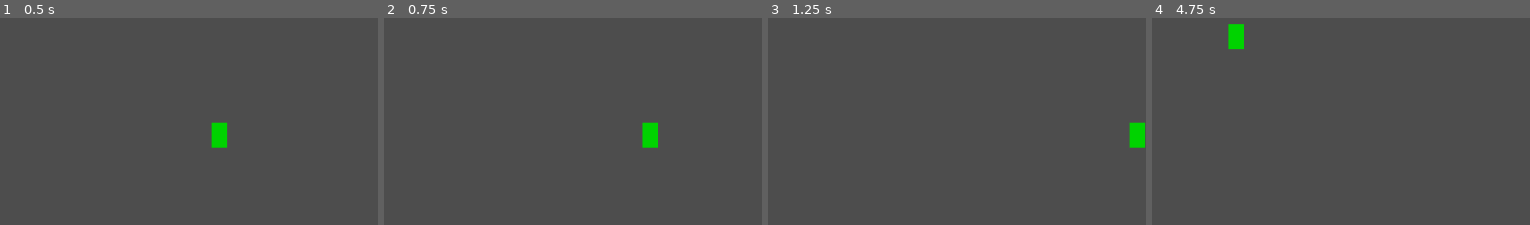
Above: before the commit, frames 1-4 (left to right).
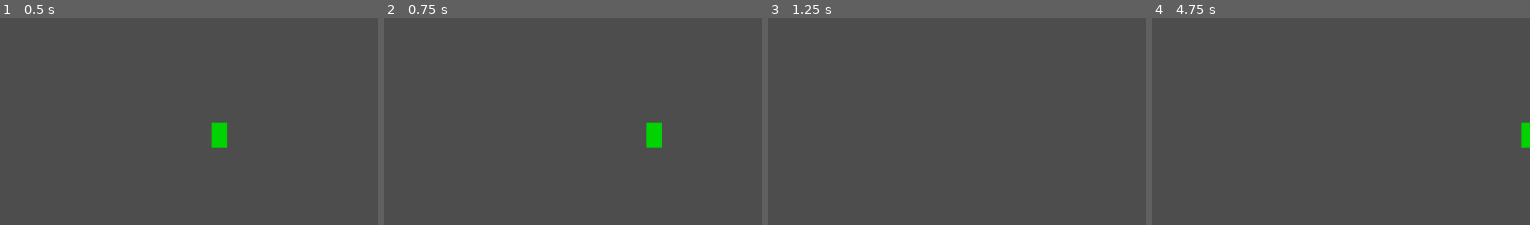
Above: after the commit, the same moments.

Repository: AndrewJDGalga/godot-simpleshooter
Game: Godot game, scene res://lv/test_space.tscn
Two runs of this game, one before a commit and one after it. Both use one fixed random seed, a clock stepped at 60 frames per second and the inputs below. The project has no main scene, so this scene is started directly.
Inputs:
- Up to frame 1 (0.5 s): no input
- Up to frame 2 (0.75 s): tap Enter at 0.5 s; hold D (right) from 0.53 s (still down); tap Space (fire_laser) at 0.6 s
- Up to frame 3 (1.25 s): keep holding D (right)
- Up to frame 4 (4.75 s): release D (right) at 1.28 s; hold Down (down) 1.28-2.03 s; tap Space (fire_laser) at 1.35, 2, 2.1, 2.85, 3.6, 4.35 s; hold D (right) 2.03-2.78 s; tap Enter at 2.75 s; hold W (up) 2.78-3.53 s; hold A (left) from 3.53 s (still down)

Frame 1 is identical in both runs. In frame 2, 0.3% of the frame differs, in the area x 68-74%, y 50-63%; in frame 3, 0.5%; in frame 4, 0.8%, in the area x 20-100%, y 2-63%.

Commit message:
I like this movement, sliding on the horizontal axis. I like how it feels with the screen-sized laser intended for the player's primary offense. More turning needed, as player easily slides out of bounds.

Diff:
--- a/entity/entityScripts/player_space.gd
+++ b/entity/entityScripts/player_space.gd
@@ -22,16 +22,24 @@
 
 func _physics_process(delta):
 	lock_to_screen()
-	movement(delta)
+	#movement(delta)
+	move_frictionless()
 	laserHandler()
-	boost_left()
-	boost_right()
+	#boost_left()
+	#boost_right()
 
-	move_and_collide(velocity)
+	move_and_collide(velocity * delta)
 
 func lock_to_screen():
 	global_position.x = clamp(position.x, left_limit, right_limit)
 	global_position.y = clamp(position.y, top_limit, bottom_limit)
+
+func move_frictionless():
+	if Input.is_action_pressed("left"):
+		velocity.x -= 50
+	if Input.is_action_pressed("right"):
+		velocity.x += 50
+	clamp(velocity.x, -200, 200)
 
 func movement(dt):
 	var dir = Vector2(Input.get_action_strength("right") - \
--- a/lv/test_space.tscn
+++ b/lv/test_space.tscn
@@ -10,7 +10,7 @@
 position = Vector2(309, -83)
 collision_layer = 1
 collision_mask = 1
-move_speed = 300.0
+move_speed = 400.0
 
 [node name="Camera2D" type="Camera2D" parent="."]
 position = Vector2(0, -256)
